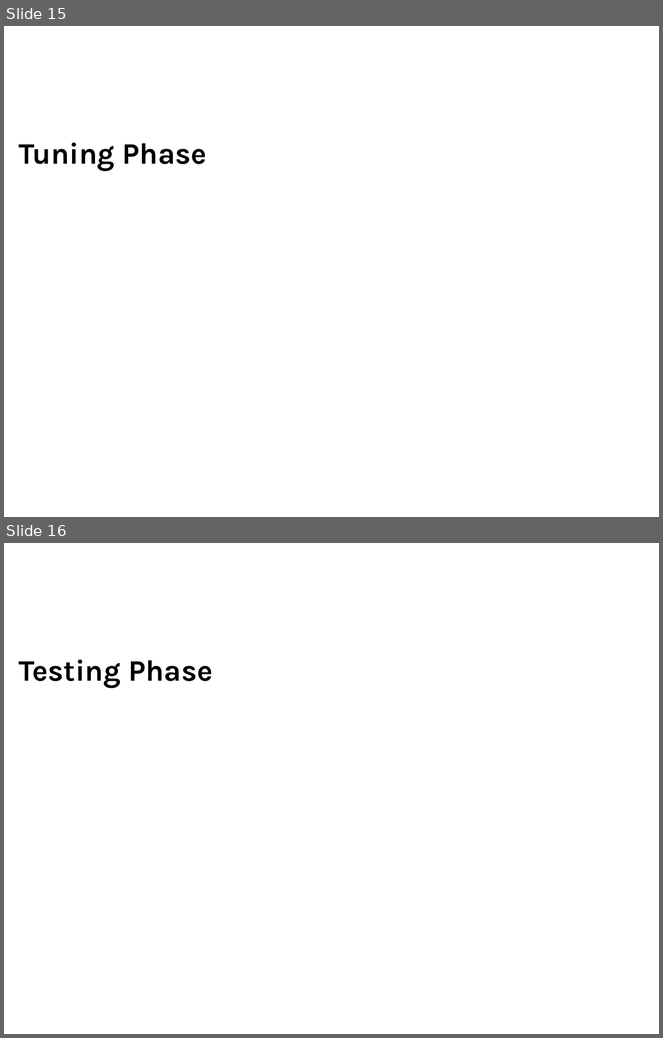
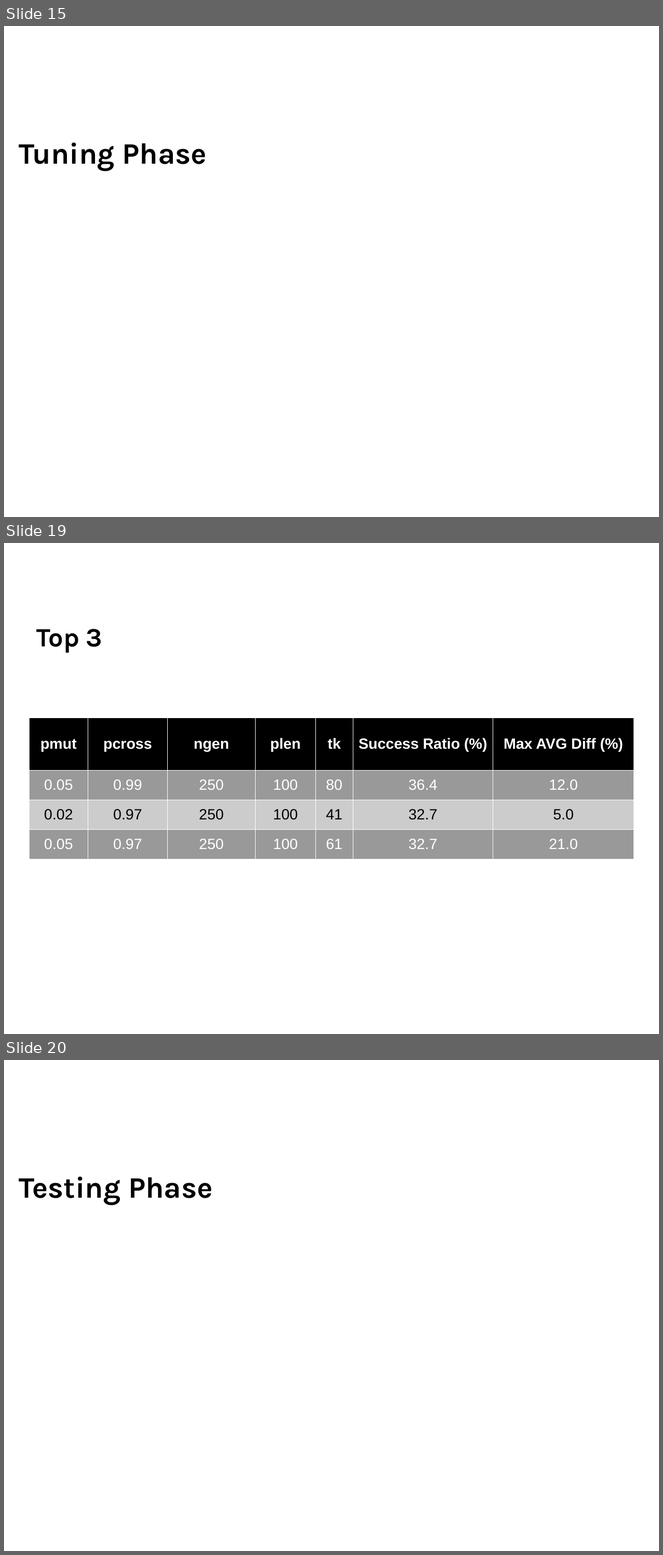
Before and after one commit to ncvescera/mkp-gasolver, a slide deck: relazione/presentazione/presentazione.odp. Shown one above the other, each under a label of ours: slides 15 and 16 before the commit, slides 15, 19 and 20 after it; the slides between them are not shown. The pictures are 663x1038 and 663x1555 pixels, drawn with LibreOffice and Linux fonts; fonts in the diff are those of the drawing; background and template pictures are left out. Boxes give left, top, right and bottom in pixels: in the first picture for what was removed or moved away, otherwise in the second. Text is boxed around its words. In the diff, an @@ line names an element or a change of style, - is before the commit and + after.

```diff
--- a/relazione/presentazione/presentazione.odp
+++ b/relazione/presentazione/presentazione.odp
@@ slide 19 added at (4,543,659,1034), background picture (left out) @@
@@ title added at (37,629,103,653), 32 pt, text #000000, bold @@
+Top 3
@@ table added at (29,718,634,859), 4 rows, 7 columns @@
+pmut | pcross | ngen | plen | tk | Success Ratio (%) | Max AVG Diff (%)
+0.05 | 0.99 | 250 | 100 | 80 | 36.4 | 12.0
+0.02 | 0.97 | 250 | 100 | 41 | 32.7 | 5.0
+0.05 | 0.97 | 250 | 100 | 61 | 32.7 | 21.0
@@ what was slide 16 is now slide 20 @@
```
Also in this commit, not shown: 1 slide changed, 5 other slides added, 1 other file.
